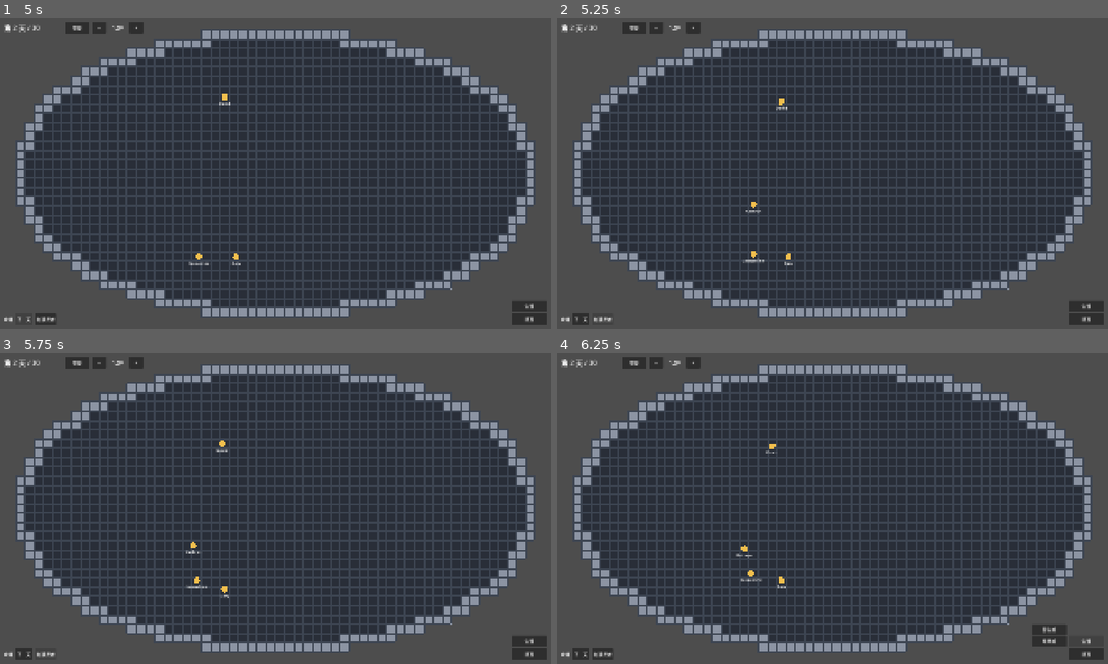
Above: before the commit, frames 1-4 (two rows, left to right).
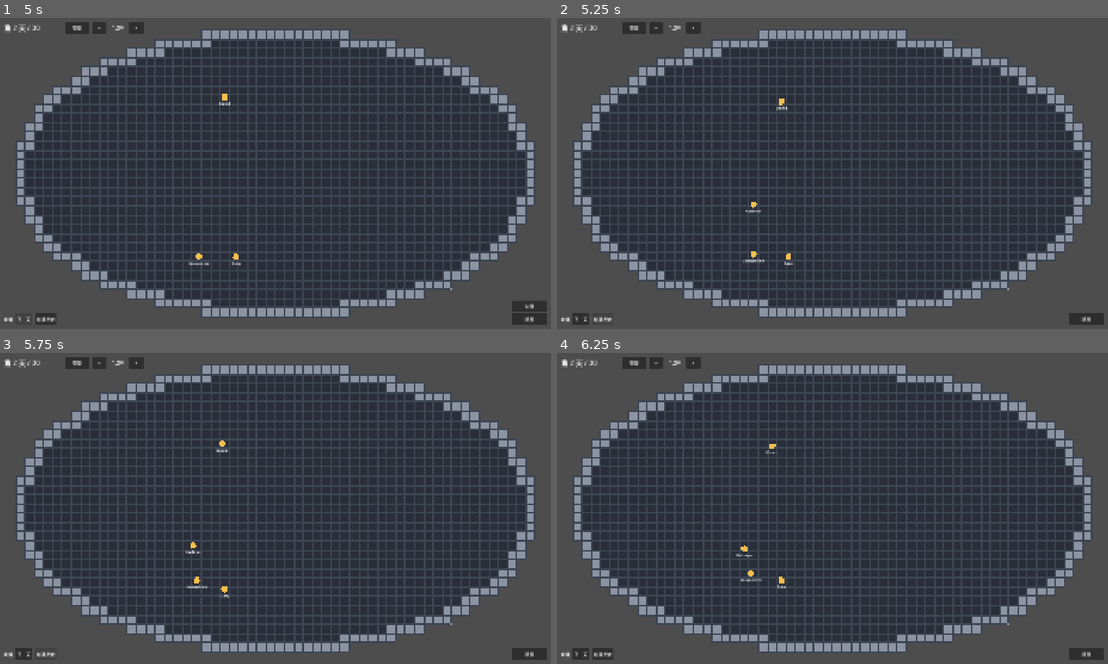
Above: after the commit, the same moments.

Repository: ntust-swe-project/group-AI
Game: Godot game, scene res://scenes/main.tscn
Two runs of this game, one before a commit and one after it. Both use one fixed random seed, a clock stepped at 60 frames per second and the inputs below.
Inputs (mouse positions are in pixels of both pictures, inside the frame that each line leads up to):
- Up to frame 1 (5 s): click "建造" at 0.5 s; click "暫停" at 1.25 s; click "繼續" at 2 s; click "−" at 2.75 s; click "+" at 3.5 s; click "下一天" at 4.25 s
- Up to frame 2 (5.25 s): click "加殖民者" at 5 s
- Up to frame 3 (5.75 s): no input
- Up to frame 4 (6.25 s): click (1085, 642) at 5.75 s, where only the run before the commit has a clickable "生活"

Frame 1 is identical in both runs. In frame 2, 0.2% of the frame differs, in the area x 92-100%, y 91-95%; in frame 3, 0.2%; in frame 4, 0.4%, in the area x 86-97%, y 87-95%.

Commit message:
feat(ui): draw blueprints and facilities and show them in the info panel
Blueprints are drawn see-through and facilities solid, both named, and redrawn only when one changes. Clicking one shows it in the info panel: a blueprint with its progress, a priority picker and 取消藍圖, a facility with 拆除. A colonist's build job is listed without a cancel button. New colonists only start on walkable cells. Also from the T5 review: opening the build menu closes the right-click menu and a click on the map folds it. Covers A10 of feature 004.

Co-Authored-By: Claude Opus 5.5 <noreply@anthropic.com>

Diff:
--- a/scenes/build_menu.gd
+++ b/scenes/build_menu.gd
@@ -5,6 +5,7 @@
 ## one folds the menu and asks main to start placing it.
 
 signal kind_chosen(kind: FacilityCatalog.Kind)
+signal opened  # 建造 was pressed and the categories are now showing
 
 const BUTTON_SIZE := Vector2(120, 36)
 
@@ -23,6 +24,7 @@
 		close()
 	else:
 		%CategoryList.visible = true
+		opened.emit()
 
 
 func close() -> void:
--- a/scenes/hud.gd
+++ b/scenes/hud.gd
@@ -4,13 +4,19 @@
 
 signal add_colonist_requested
 signal cancel_task_requested(task_id: int)
+signal facility_priority_requested(facility_id: int, priority: int)
+signal facility_cancel_requested(facility_id: int)
+signal facility_demolish_requested(facility_id: int)
 
 const TASK_FONT_SIZE := 14
 
 var clock: DayClock
+var construction: Construction  # for the facility section and build job names (feature 004)
 
 var _shown_tasks: TaskQueue  # the colonist in the info panel, if any
 var _shown_signature := []  # what the task rows show now; rebuilt only when it changes
+var _shown_facility := -1  # id of the blueprint or facility in the info panel, or -1
+var _shown_built := false  # whether it was built when the section was last laid out
 
 
 func _ready() -> void:
@@ -19,12 +25,19 @@
 	%FasterButton.pressed.connect(_on_faster_pressed)
 	%NextDayButton.pressed.connect(_on_next_day_pressed)
 	%AddColonistButton.pressed.connect(add_colonist_requested.emit)
+	for level in range(Assignment.MIN_PRIORITY, Assignment.MAX_PRIORITY + 1):
+		%FacilityPriority.add_item(str(level), level)
+	%FacilityPriority.item_selected.connect(_on_facility_priority_selected)
+	%FacilityCancel.pressed.connect(func(): facility_cancel_requested.emit(_shown_facility))
+	%FacilityDemolish.pressed.connect(func(): facility_demolish_requested.emit(_shown_facility))
 
 
 func _process(_delta: float) -> void:
 	refresh()
 	if %InfoPanel.visible and _shown_tasks:
 		_update_task_rows()
+	if %InfoPanel.visible and _shown_facility != -1:
+		_update_facility()
 
 
 func refresh() -> void:
@@ -41,16 +54,70 @@
 ## Info panel: the name (feature 001, R9) and the tasks, each with a cancel
 ## button (feature 002, R8, I8).
 func show_colonist(colonist: Colonist, tasks: TaskQueue = null) -> void:
+	_shown_facility = -1
+	%InfoTitle.text = "殖民者"
 	%InfoName.text = colonist.name
+	%InfoTasks.visible = true
+	%FacilityBox.visible = false
 	_shown_tasks = tasks
 	_shown_signature = [null]  # force a rebuild
 	_update_task_rows()
 	%InfoPanel.visible = true
+	%InfoPanel.reset_size()
 
 
 func hide_info() -> void:
 	_shown_tasks = null
+	_shown_facility = -1
 	%InfoPanel.visible = false
+
+
+## Info panel for a blueprint or facility (feature 004, R4, R8): a blueprint
+## shows its progress, a priority picker and 取消藍圖; a facility shows 拆除.
+func show_facility(facility_id: int) -> void:
+	var facility := construction.find(facility_id) if construction else null
+	if facility == null:
+		hide_info()
+		return
+	_shown_tasks = null
+	_shown_facility = facility_id
+	%InfoTasks.visible = false
+	%FacilityBox.visible = true
+	%InfoName.text = FacilityCatalog.display_name(facility.kind)
+	_lay_out_facility(facility)
+	%InfoPanel.visible = true
+	%InfoPanel.reset_size()  # shrink back after a long task list
+
+
+func _update_facility() -> void:
+	var facility := construction.find(_shown_facility)
+	if facility == null:
+		hide_info()  # cancelled or demolished
+		return
+	if facility.built != _shown_built:
+		_lay_out_facility(facility)
+	elif not facility.built:
+		%FacilityState.text = _progress_text(facility)
+
+
+func _lay_out_facility(facility: Facility) -> void:
+	_shown_built = facility.built
+	%InfoTitle.text = "設施" if facility.built else "藍圖"
+	%FacilityState.text = "已完工" if facility.built else _progress_text(facility)
+	%PriorityRow.visible = not facility.built
+	%FacilityCancel.visible = not facility.built
+	%FacilityDemolish.visible = facility.built
+	if not facility.built:
+		%FacilityPriority.select(%FacilityPriority.get_item_index(facility.priority))
+	%InfoPanel.reset_size()
+
+
+func _progress_text(facility: Facility) -> String:
+	return "建造中 %d%%" % floori(construction.progress_of(facility.id) * 100.0)
+
+
+func _on_facility_priority_selected(index: int) -> void:
+	facility_priority_requested.emit(_shown_facility, %FacilityPriority.get_item_id(index))
 
 
 ## The task rows as plain text, one line each (for tests and debugging).
@@ -89,6 +156,8 @@
 	var ids := []
 	if tasks:
 		ids.append(tasks.current.id if tasks.current else -1)
+		if tasks.current:
+			ids.append(tasks.current.priority)  # a build job's priority can change (feature 004, R4)
 		for task in tasks.queued():
 			ids.append(task.id)
 	return ids
@@ -110,6 +179,12 @@
 	label.add_theme_font_size_override("font_size", TASK_FONT_SIZE)
 	label.size_flags_horizontal = Control.SIZE_EXPAND_FILL
 	row.add_child(label)
+	if task.is_build():
+		# Build jobs are managed on the blueprint, not here (feature 004, R8, I4).
+		var facility := construction.find(task.facility_id) if construction else null
+		var facility_name := FacilityCatalog.display_name(facility.kind) if facility else "設施"
+		label.text = "  建造 %s · 優先度 %d" % [facility_name, task.priority]
+		return
 	var cancel := Button.new()
 	cancel.text = "取消"
 	cancel.focus_mode = Control.FOCUS_NONE
--- a/scenes/hud.tscn
+++ b/scenes/hud.tscn
@@ -63,6 +63,7 @@
 layout_mode = 2
 
 [node name="InfoTitle" type="Label" parent="InfoPanel/InfoBox"]
+unique_name_in_owner = true
 layout_mode = 2
 theme_override_font_sizes/font_size = 14
 text = "殖民者"
@@ -75,6 +76,43 @@
 [node name="InfoTasks" type="VBoxContainer" parent="InfoPanel/InfoBox"]
 unique_name_in_owner = true
 layout_mode = 2
+
+[node name="FacilityBox" type="VBoxContainer" parent="InfoPanel/InfoBox"]
+unique_name_in_owner = true
+visible = false
+layout_mode = 2
+
+[node name="FacilityState" type="Label" parent="InfoPanel/InfoBox/FacilityBox"]
+unique_name_in_owner = true
+layout_mode = 2
+theme_override_font_sizes/font_size = 14
+
+[node name="PriorityRow" type="HBoxContainer" parent="InfoPanel/InfoBox/FacilityBox"]
+unique_name_in_owner = true
+layout_mode = 2
+
+[node name="PriorityLabel" type="Label" parent="InfoPanel/InfoBox/FacilityBox/PriorityRow"]
+layout_mode = 2
+theme_override_font_sizes/font_size = 14
+text = "優先度"
+
+[node name="FacilityPriority" type="OptionButton" parent="InfoPanel/InfoBox/FacilityBox/PriorityRow"]
+unique_name_in_owner = true
+focus_mode = 0
+layout_mode = 2
+size_flags_horizontal = 3
+
+[node name="FacilityCancel" type="Button" parent="InfoPanel/InfoBox/FacilityBox"]
+unique_name_in_owner = true
+focus_mode = 0
+layout_mode = 2
+text = "取消藍圖"
+
+[node name="FacilityDemolish" type="Button" parent="InfoPanel/InfoBox/FacilityBox"]
+unique_name_in_owner = true
+focus_mode = 0
+layout_mode = 2
+text = "拆除"
 
 [node name="DebugBar" type="HBoxContainer" parent="."]
 offset_left = 24.0
--- a/scenes/main.gd
+++ b/scenes/main.gd
@@ -31,7 +31,14 @@
 	assign_menu.assign_requested.connect(_on_assign_requested)
 	hud.cancel_task_requested.connect(_on_cancel_task_requested)
 	build_menu.kind_chosen.connect(_start_placing)
+	build_menu.opened.connect(func():
+		context_menu.close()
+		assign_menu.close())
 	station_map.construction = construction
+	hud.construction = construction
+	hud.facility_priority_requested.connect(construction.set_priority)
+	hud.facility_cancel_requested.connect(_on_facility_cancel_requested)
+	hud.facility_demolish_requested.connect(_on_facility_demolish_requested)
 	hud.refresh()
 	station_map.position = ((get_viewport_rect().size - station_map.pixel_size()) / 2.0).round()
 	for colonist in colony.colonists:
@@ -72,9 +79,13 @@
 		return
 	_close_menus()
 	var colonist := colonist_at(map_point)
+	var facility := construction.at(_cell_at(map_point))
 	if colonist:
 		hud.show_colonist(colonist, wanderers[colonist.id].tasks)
 		station_map.highlight(wanderers[colonist.id].tasks)
+	elif facility:
+		hud.show_facility(facility.id)
+		station_map.highlight(null)
 	else:
 		hud.hide_info()
 		station_map.highlight(null)
@@ -105,14 +116,15 @@
 	_views[colonist.id] = view
 
 
-## A random floor cell no colonist stands on, or any floor cell if all are taken.
+## A random walkable cell no colonist stands on, or any walkable cell if all
+## are taken. Never inside a facility (feature 004, R7).
 func _free_floor_cell() -> Vector2i:
 	var taken := {}
 	for walker in wanderers.values():
 		taken[walker.cell] = true
-	var cells := grid.floor_cells().filter(func(c): return not taken.has(c))
+	var cells := grid.walkable_cells().filter(func(c): return not taken.has(c))
 	if cells.is_empty():
-		cells = grid.floor_cells()
+		cells = grid.walkable_cells()
 	return cells[_rng.randi_range(0, cells.size() - 1)]
 
 
@@ -129,6 +141,7 @@
 func _close_menus() -> void:
 	context_menu.close()
 	assign_menu.close()
+	build_menu.close()
 
 
 func _on_assign_chosen() -> void:
@@ -154,6 +167,16 @@
 
 
 # --- feature 004: placing blueprints ---
+
+func _on_facility_cancel_requested(facility_id: int) -> void:
+	construction.cancel(facility_id)
+	hud.hide_info()
+
+
+func _on_facility_demolish_requested(facility_id: int) -> void:
+	construction.demolish(facility_id)
+	hud.hide_info()
+
 
 ## The kind being placed, or -1 when not placing.
 func placing_kind() -> int:
@@ -193,14 +216,15 @@
 		return true
 	if click.button_index == MOUSE_BUTTON_LEFT:
 		var cell := _cell_at(station_map.to_local(click.position))
-		construction.place(_placing, cell)
+		construction.place(_placing as FacilityCatalog.Kind, cell)
 		_update_ghost(cell)
 		return true
 	return false
 
 
 func _update_ghost(cell: Vector2i) -> void:
-	station_map.set_ghost(_placing, cell, construction.can_place(_placing, cell))
+	var kind := _placing as FacilityCatalog.Kind
+	station_map.set_ghost(kind, cell, construction.can_place(kind, cell))
 
 
 func _cell_at(map_point: Vector2) -> Vector2i:
--- a/scenes/station_map.gd
+++ b/scenes/station_map.gd
@@ -10,6 +10,11 @@
 const LINE_COLOR := Color(0.24, 0.27, 0.32)
 const MARK_COLOR := Color(1.0, 0.85, 0.35)
 const MARK_FONT_SIZE := 12
+const BLUEPRINT_COLOR := Color(0.35, 0.6, 0.95, 0.3)
+const BLUEPRINT_EDGE_COLOR := Color(0.45, 0.7, 1.0)
+const FACILITY_COLOR := Color(0.3, 0.5, 0.8)
+const FACILITY_EDGE_COLOR := Color(0.75, 0.85, 1.0)
+const FACILITY_FONT_SIZE := 9  # three characters must fit in one 32 px cell
 const GHOST_OK_COLOR := Color(0.45, 0.85, 0.55)
 const GHOST_BAD_COLOR := Color(0.95, 0.4, 0.4)
 
@@ -22,6 +27,7 @@
 
 var _highlighted: TaskQueue  # the selected colonist's tasks, or null
 var _ghost := {}  # {kind, cell, valid} while placing (feature 004, R2), else empty
+var _drawn := []  # drawn_facilities() as of the last redraw
 var _markers := Node2D.new()  # drawn above the floor, below the colonists
 
 
@@ -32,8 +38,12 @@
 
 
 func _process(_delta: float) -> void:
-	if _highlighted:
-		_markers.queue_redraw()  # tasks finish and move on while selected
+	# Tasks finish and move on while selected. Blueprints and facilities are
+	# redrawn only when one is placed, finished or removed (feature 004).
+	var drawn := drawn_facilities()
+	if _highlighted or drawn != _drawn:
+		_drawn = drawn
+		_markers.queue_redraw()
 
 
 ## Mark the cells of one colonist's tasks (feature 002, I7); null clears.
@@ -52,6 +62,22 @@
 func clear_ghost() -> void:
 	_ghost = {}
 	_markers.queue_redraw()
+
+
+## What is drawn for each blueprint and facility, in placing order: [{id, built}].
+func drawn_facilities() -> Array:
+	var drawn := []
+	for facility in _facilities():
+		drawn.append({"id": facility.id, "built": facility.built})
+	return drawn
+
+
+func _facilities() -> Array[Facility]:
+	if construction == null:
+		return []
+	var all := construction.blueprints() + construction.facilities()
+	all.sort_custom(func(a: Facility, b: Facility) -> bool: return a.id < b.id)
+	return all
 
 
 ## {kind, cell, valid}, or empty when not placing.
@@ -123,6 +149,7 @@
 ## Solid frame for the task being done, dashed for queued ones, priority in the corner.
 func _draw_markers() -> void:
 	var font := ThemeDB.fallback_font
+	_draw_facilities(font)
 	_draw_ghost()
 	for mark in marked_cells():
 		var rect := _cell_rect(mark.cell).grow(-2.0)
@@ -147,3 +174,19 @@
 	var corners := [rect.position, Vector2(rect.end.x, rect.position.y), rect.end, Vector2(rect.position.x, rect.end.y)]
 	for i in 4:
 		_markers.draw_dashed_line(corners[i], corners[(i + 1) % 4], color, 2.0, 4.0)
+
+
+## Blueprints are see-through with a thin edge; facilities are solid. Both are
+## labelled with their name (feature 004, R2, R7).
+func _draw_facilities(font: Font) -> void:
+	for facility in _facilities():
+		var rect := Rect2(Vector2(facility.origin) * CELL_SIZE, Vector2(FacilityCatalog.size_of(facility.kind)) * CELL_SIZE).grow(-1.0)
+		if facility.built:
+			_markers.draw_rect(rect, FACILITY_COLOR)
+			_markers.draw_rect(rect, FACILITY_EDGE_COLOR, false, 1.0)
+		else:
+			_markers.draw_rect(rect, BLUEPRINT_COLOR)
+			_markers.draw_rect(rect, BLUEPRINT_EDGE_COLOR, false, 1.0)
+		var label := FacilityCatalog.display_name(facility.kind)
+		_markers.draw_string(font, rect.position + Vector2(1, rect.size.y / 2.0 + FACILITY_FONT_SIZE / 2.0), label,
+			HORIZONTAL_ALIGNMENT_CENTER, rect.size.x - 2.0, FACILITY_FONT_SIZE, FACILITY_EDGE_COLOR)
--- a/test/test_build_menu.gd
+++ b/test/test_build_menu.gd
@@ -102,11 +102,17 @@
 func test_the_lists_open_above_and_left_of_the_build_button():
 	menu.get_node("%BuildButton").pressed.emit()
 	_button(menu.get_node("%CategoryList"), "生活").pressed.emit()
+	await get_tree().process_frame  # let the containers lay out
+	assert_gt(menu.get_node("%CategoryList").size.y, 0.0)
+	assert_gt(menu.get_node("%KindList").size.y, 0.0)
+	var screen: Vector2 = main.get_viewport_rect().size
 	var build: Rect2 = menu.get_node("%BuildButton").get_global_rect()
 	var category: Rect2 = menu.get_node("%CategoryList").get_global_rect()
 	var kinds: Rect2 = menu.get_node("%KindList").get_global_rect()
 	assert_lte(category.end.y, build.position.y + 1.0, "categories above 建造")
 	assert_lte(kinds.end.x, category.position.x + 1.0, "facilities to the left")
+	assert_gte(category.position.y, 0.0, "still on screen")
+	assert_lte(kinds.end.y, screen.y)
 
 
 func test_build_again_closes_everything():
@@ -147,10 +153,17 @@
 	_click(_centre() + Vector2i(3, 0))
 	assert_eq(main.construction.blueprints().size(), 2)
 	assert_eq(main.placing_kind(), STALL)
-	assert_false(main.get_node("Hud").get_node("%InfoPanel").visible, "placing does not select")
-
-
-func test_left_click_where_it_does_not_fit_places_nothing():
+
+
+func test_clicking_a_colonist_while_placing_does_not_select_them():
+	var walker: Wanderer = main.wanderers.values()[0]
+	_choose("衛生艙")
+	_click(walker.cell)
+	assert_false(main.get_node("Hud").get_node("%InfoPanel").visible)
+	assert_eq(main.station_map.marked_cells().size(), 0)
+
+
+func test_left_click_on_a_wall_places_nothing():
 	_choose("衛生艙")
 	_click(_a_wall_cell())
 	assert_eq(main.construction.blueprints().size(), 0)
@@ -198,3 +211,11 @@
 	for i in 3:
 		main._process(1.0)
 	assert_gt(main.construction.progress_of(stall.id), 0.0)
+
+
+func test_build_menu_and_right_click_menu_never_show_together():
+	_click(_centre(), MOUSE_BUTTON_RIGHT)
+	menu.get_node("%BuildButton").pressed.emit()
+	assert_false(main.get_node("Hud").get_node("%ContextMenu").visible, "建造 closes the right-click menu")
+	_click(_centre() + Vector2i(1, 0))
+	assert_false(menu.get_node("%CategoryList").visible, "a click on the map folds the build menu")
--- /dev/null
+++ b/test/test_facility_panel.gd
@@ -0,0 +1,206 @@
+extends GutTest
+
+# A10 of docs/specs/features/004-construction.md (wiring): blueprints and
+# facilities on the map, the info panel's facility section, and build jobs in
+# a colonist's list without a cancel button (R4, R7, R8).
+
+const MainScene := preload("res://scenes/main.tscn")
+const STALL := FacilityCatalog.Kind.HYGIENE_STALL
+
+var main: Node
+var hud: CanvasLayer
+
+
+func before_each():
+	main = add_child_autofree(MainScene.instantiate())
+	main.clock.paused = true
+	hud = main.get_node("Hud")
+
+
+func _click(cell: Vector2i) -> void:
+	var event := InputEventMouseButton.new()
+	event.button_index = MOUSE_BUTTON_LEFT
+	event.pressed = true
+	event.position = main.station_map.to_global(main.station_map.cell_to_pixel(Vector2(cell)))
+	main._unhandled_input(event)
+
+
+## A floor cell at least 3 cells from every colonist, where a stall fits.
+func _free_spot() -> Vector2i:
+	for cell in main.grid.walkable_cells():
+		var clear := true
+		for walker in main.wanderers.values():
+			if Vector2(walker.cell).distance_to(Vector2(cell)) < 3.0:
+				clear = false
+		if clear and main.construction.can_place(STALL, cell):
+			return cell
+	fail_test("no free spot")
+	return Vector2i.ZERO
+
+
+## Finishing a build takes 0.2 game days; fake it the way Construction does.
+func _finish(facility: Facility) -> void:
+	facility.built = true
+	for cell in facility.cells():
+		main.grid.set_blocked(cell, true)
+
+
+func _priority_picker() -> OptionButton:
+	return hud.get_node("%FacilityPriority")
+
+
+# --- the map ---
+
+func test_the_map_draws_blueprints_and_facilities():
+	var stall: Facility = main.construction.place(STALL, _free_spot())
+	assert_eq(main.station_map.drawn_facilities(), [{"id": stall.id, "built": false}])
+	_finish(stall)
+	assert_eq(main.station_map.drawn_facilities(), [{"id": stall.id, "built": true}])
+
+
+# --- a blueprint in the panel (R4) ---
+
+func test_clicking_a_blueprint_shows_it_with_priority_and_cancel():
+	var spot := _free_spot()
+	main.construction.place(STALL, spot)
+	_click(spot)
+	assert_true(hud.get_node("%InfoPanel").visible)
+	assert_eq(hud.get_node("%InfoTitle").text, "藍圖")
+	assert_eq(hud.get_node("%InfoName").text, "衛生艙")
+	assert_eq(_priority_picker().get_selected_id(), 3)
+	assert_true(hud.get_node("%FacilityCancel").visible)
+	assert_false(hud.get_node("%FacilityDemolish").visible)
+	assert_false(hud.get_node("%InfoTasks").visible, "no colonist task list")
+
+
+func test_changing_the_priority_in_the_panel():
+	var spot := _free_spot()
+	var stall: Facility = main.construction.place(STALL, spot)
+	_click(spot)
+	var picker := _priority_picker()
+	picker.select(picker.get_item_index(5))
+	picker.item_selected.emit(picker.get_item_index(5))
+	assert_eq(main.construction.priority_of(stall.id), 5)
+
+
+func test_cancelling_from_the_panel_removes_the_blueprint():
+	var spot := _free_spot()
+	main.construction.place(STALL, spot)
+	_click(spot)
+	hud.get_node("%FacilityCancel").pressed.emit()
+	assert_eq(main.construction.blueprints().size(), 0)
+	assert_false(hud.get_node("%InfoPanel").visible)
+
+
+func test_the_panel_follows_build_progress():
+	var spot := _free_spot()
+	var stall: Facility = main.construction.place(STALL, spot)
+	_click(spot)
+	assert_string_contains(hud.get_node("%FacilityState").text, "0%")
+	stall.work_done = FacilityCatalog.build_seconds(STALL) * 0.25
+	hud._process(0.0)
+	assert_string_contains(hud.get_node("%FacilityState").text, "25%")
+
+
+func test_the_panel_closes_when_the_blueprint_goes_away_elsewhere():
+	var spot := _free_spot()
+	var stall: Facility = main.construction.place(STALL, spot)
+	_click(spot)
+	main.construction.cancel(stall.id)
+	hud._process(0.0)
+	assert_false(hud.get_node("%InfoPanel").visible)
+
+
+func test_the_map_redraws_when_a_blueprint_is_placed():
+	main.station_map._process(0.0)
+	var before: Array = main.station_map._drawn.duplicate()
+	main.construction.place(STALL, _free_spot())
+	main.station_map._process(0.0)
+	assert_ne(main.station_map._drawn, before, "the drawn list was refreshed")
+
+
+# --- a facility in the panel (R8) ---
+
+func test_a_finished_facility_offers_demolish_only():
+	var spot := _free_spot()
+	var stall: Facility = main.construction.place(STALL, spot)
+	_finish(stall)
+	_click(spot)
+	assert_eq(hud.get_node("%InfoTitle").text, "設施")
+	assert_true(hud.get_node("%FacilityDemolish").visible)
+	assert_false(hud.get_node("%FacilityCancel").visible)
+	assert_false(hud.get_node("%PriorityRow").visible)
+
+
+func test_demolishing_from_the_panel_frees_the_cell():
+	var spot := _free_spot()
+	var stall: Facility = main.construction.place(STALL, spot)
+	_finish(stall)
+	_click(spot)
+	hud.get_node("%FacilityDemolish").pressed.emit()
+	assert_eq(main.construction.facilities().size(), 0)
+	assert_true(main.grid.is_walkable(spot))
+	assert_false(hud.get_node("%InfoPanel").visible)
+
+
+func test_the_panel_switches_when_the_blueprint_is_finished():
+	var spot := _free_spot()
+	var stall: Facility = main.construction.place(STALL, spot)
+	_click(spot)
+	_finish(stall)
+	hud._process(0.0)
+	assert_eq(hud.get_node("%InfoTitle").text, "設施")
+	assert_true(hud.get_node("%FacilityDemolish").visible)
+
+
+func test_clicking_a_colonist_after_a_facility_shows_the_colonist():
+	var spot := _free_spot()
+	main.construction.place(STALL, spot)
+	_click(spot)
+	var walker: Wanderer = main.wanderers.values()[0]
+	_click(walker.cell)
+	assert_eq(hud.get_node("%InfoTitle").text, "殖民者")
+	assert_true(hud.get_node("%InfoTasks").visible)
+	assert_false(hud.get_node("%FacilityBox").visible)
+
+
+# --- build jobs in a colonist's list (R8) ---
+
+func test_a_build_job_is_listed_without_a_cancel_button():
+	var walker: Wanderer = main.wanderers.values()[0]
+	var colonist_id: int = main.wanderers.keys()[0]
+	main.board.create(colonist_id, walker.cell, 1)  # an ordinary errand, to compare
+	var placed: Facility = null
+	for offset in [Vector2i(2, 0), Vector2i(-2, 0), Vector2i(0, 2), Vector2i(0, -2), Vector2i(2, 2), Vector2i(-2, -2)]:
+		placed = main.construction.place(STALL, walker.cell + offset)
+		if placed:
+			break
+	assert_not_null(placed, "a stall two cells from the colonist")
+	main.construction.set_priority(main.construction.blueprints()[0].id, 5)
+	main.construction.assign_builders()
+	assert_true(walker.tasks.current.is_build())
+	_click(walker.cell)
+	hud._process(0.0)
+	assert_string_contains(hud.info_tasks_text(), "建造 衛生艙")
+	var buttons: Array = hud.get_node("%InfoTasks").find_children("*", "Button", true, false)
+	assert_eq(buttons.size(), 1, "only the errand can be cancelled")
+
+
+# --- R9 / A7: new colonists ---
+
+func test_new_colonists_never_start_inside_a_facility():
+	# Block all floor but a handful of cells (as if covered by facilities), so a
+	# spawn that ignored blocking would land in one almost every time.
+	var open: Array = main.grid.walkable_cells().slice(0, 5)
+	for cell in main.grid.floor_cells():
+		if not open.has(cell):
+			main.grid.set_blocked(cell, true)
+	for i in 10:
+		main._on_add_colonist_requested()
+	for walker in main.wanderers.values().slice(3):
+		assert_has(open, walker.cell)
+
+
+func test_a_new_game_has_no_facilities():
+	assert_eq(main.construction.blueprints().size(), 0)
+	assert_eq(main.construction.facilities().size(), 0)
Not shown, added: test/test_facility_panel.gd.uid
